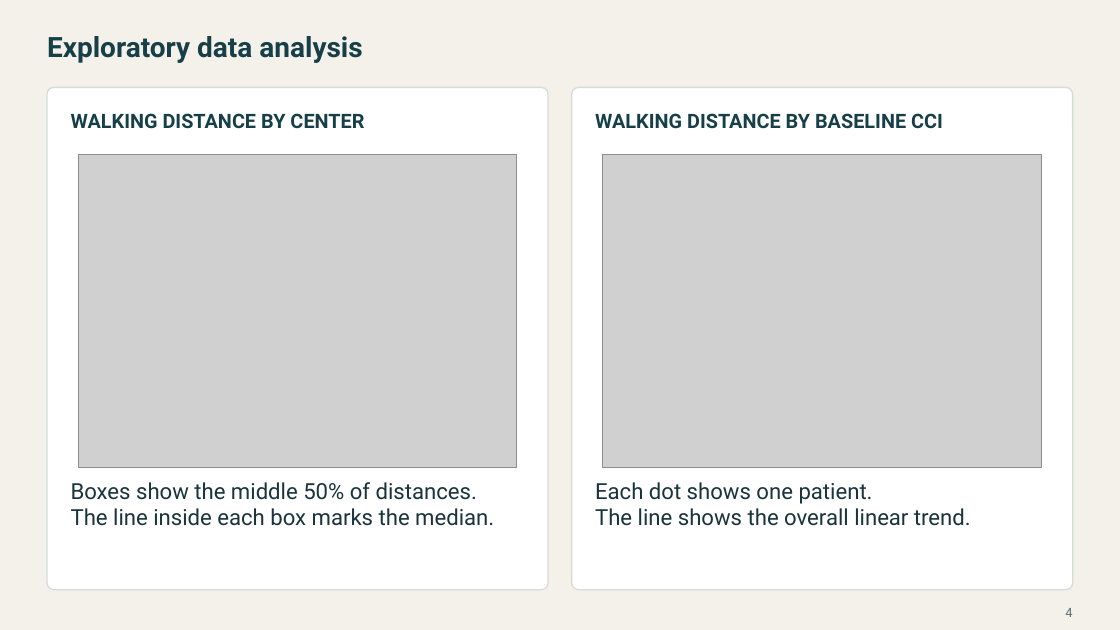
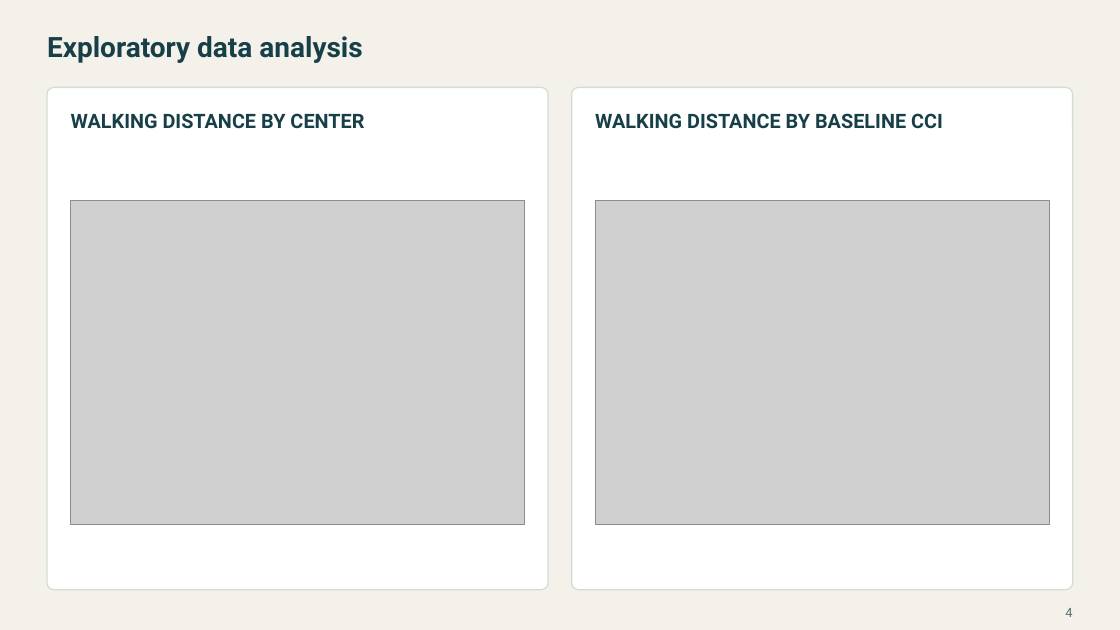
Before and after one commit to Postmus/BeyondMLR, a slide deck: slide 4 of lectures_2627/week3/Beyond_MLR_Week_3.pptx. Drawn at 1120x630 pixels with LibreOffice and Linux fonts; fonts in the diff are those of the drawing; grey boxes stand for pictures. Boxes give left, top, right and bottom in pixels: in the first picture for what was removed or moved away, otherwise in the second. Text is boxed around its words. In the diff, an @@ line names an element or a change of style, - is before the commit and + after.

```diff
--- a/lectures_2627/week3/Beyond_MLR_Week_3.pptx
+++ b/lectures_2627/week3/Beyond_MLR_Week_3.pptx
@@ picture: place and size @@
-picture at <box>78,155,517,467</box>
+picture at <box>71,201,525,524</box>
@@ picture: place and size @@
-picture at <box>603,155,1042,467</box>
+picture at <box>595,201,1049,524</box>
@@ text removed at <box>71,482,494,526</box> @@
-Boxes show the middle 50% of distances.
-The line inside each box marks the median.
@@ text removed at <box>595,482,971,526</box> @@
-Each dot shows one patient.
-The line shows the overall linear trend.
```
Also in this commit, not shown: 10 other slides changed, 1 slide added, 1 slide removed, 13 other files.
